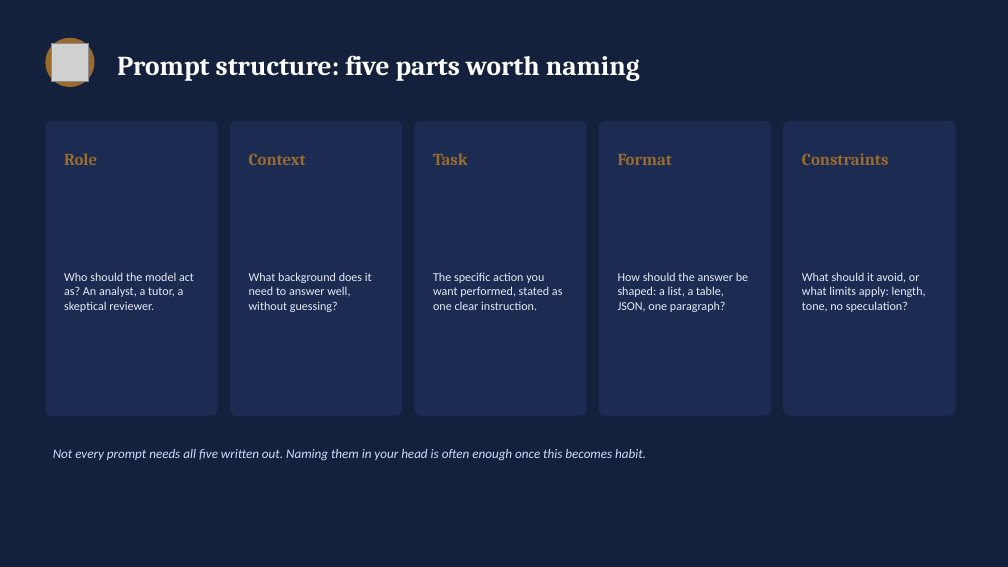
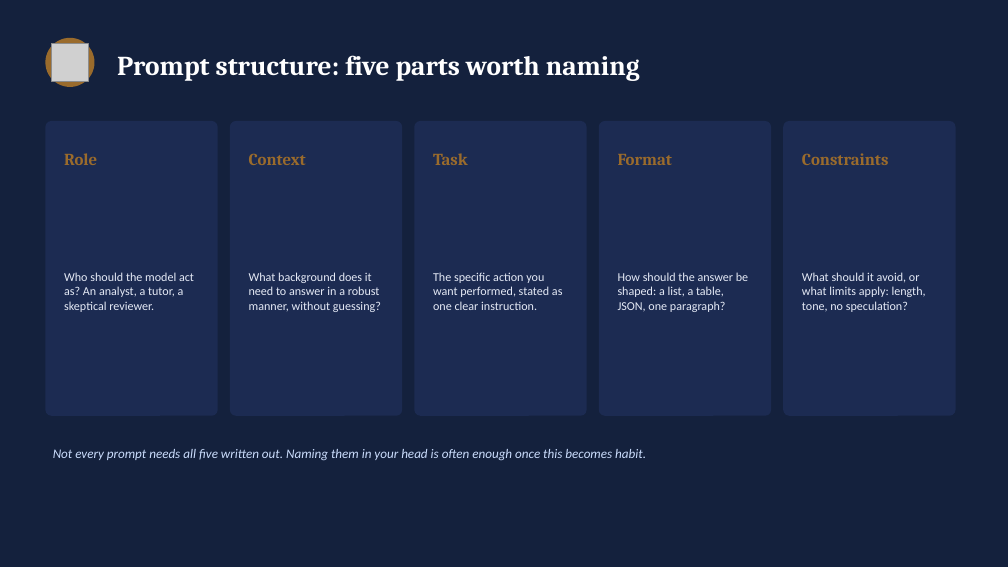
Before and after one commit to kwartler/vienna-genai-finance-course, a slide deck: slide 33 of lessons/day1/wip/prompt_engineering_system_prompts.pptx (slide 5 before the commit). Drawn at 1008x567 pixels with LibreOffice and Linux fonts; fonts in the diff are those of the drawing; grey boxes stand for pictures. Boxes give left, top, right and bottom in pixels: in the first picture for what was removed or moved away, otherwise in the second. Text is boxed around its words. In the diff, an @@ line names an element or a change of style, - is before the commit and + after.

```diff
--- a/lessons/day1/wip/prompt_engineering_system_prompts.pptx
+++ b/lessons/day1/wip/prompt_engineering_system_prompts.pptx
@@ text at box(249, 272, 381, 312): text changed @@
-What background does it need to answer well, without guessing?
+What background does it need to answer in a robust manner, without guessing?
```
Also in this commit, not shown: 3 other slides changed, 31 slides added, 33 other files.
